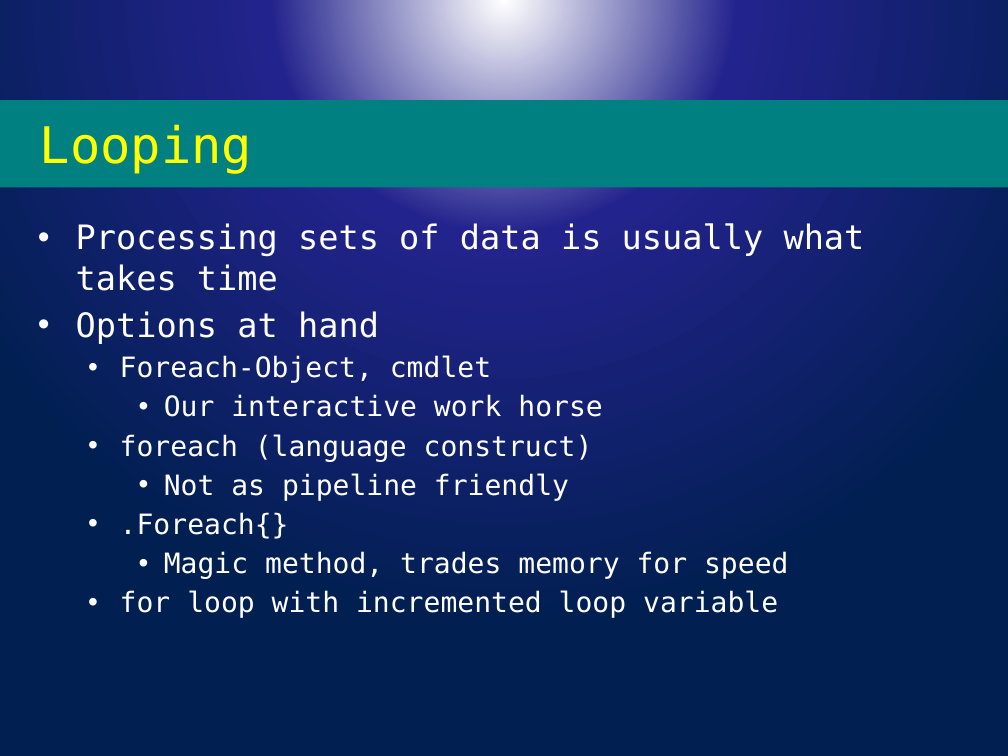
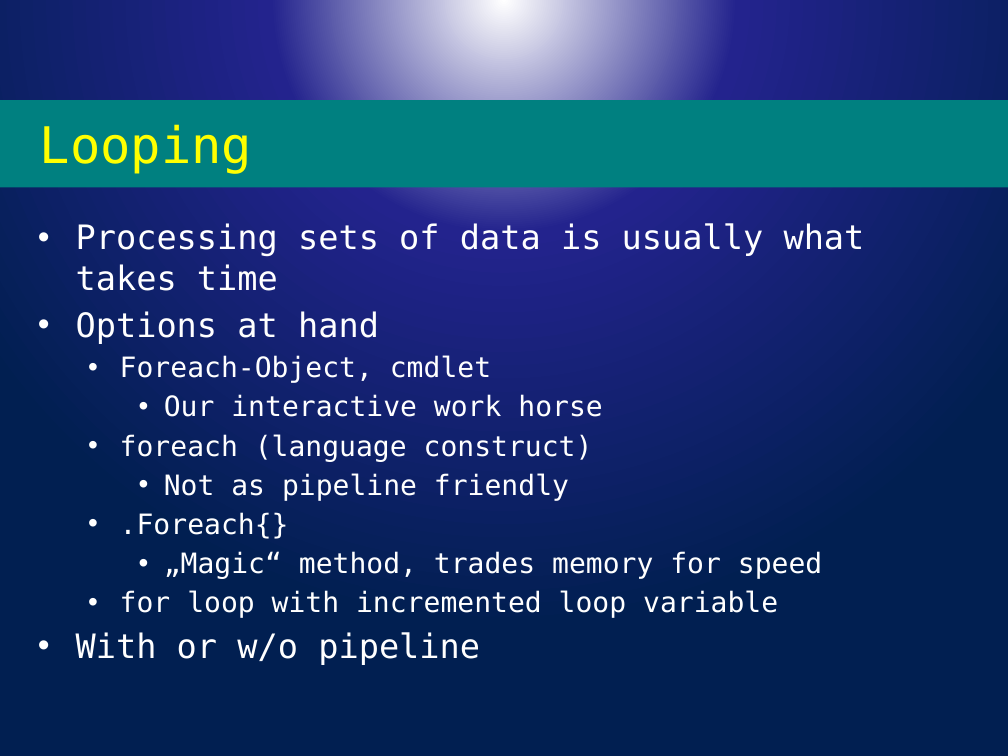
Before and after one commit to powercode/PSConfEU, a slide deck: slide 7 of PSCONFEU_Perf2017.pptx. Drawn at 1008x756 pixels with LibreOffice and Linux fonts; fonts in the diff are those of the drawing; background and template pictures are left out. Boxes give left, top, right and bottom in pixels: in the first picture for what was removed or moved away, otherwise in the second. Text is boxed around its words. In the diff, an @@ line names an element or a change of style, - is before the commit and + after.

```diff
--- a/PSCONFEU_Perf2017.pptx
+++ b/PSCONFEU_Perf2017.pptx
@@ text at <box>164,551,822,579</box>: text changed @@
-    • Magic method, trades memory for speed
+    • „Magic“ method, trades memory for speed
@@ text at <box>76,632,480,665</box>: paragraph added @@
+• With or w/o pipeline
```
Also in this commit, not shown: 1 other slide changed, 8 other files.
